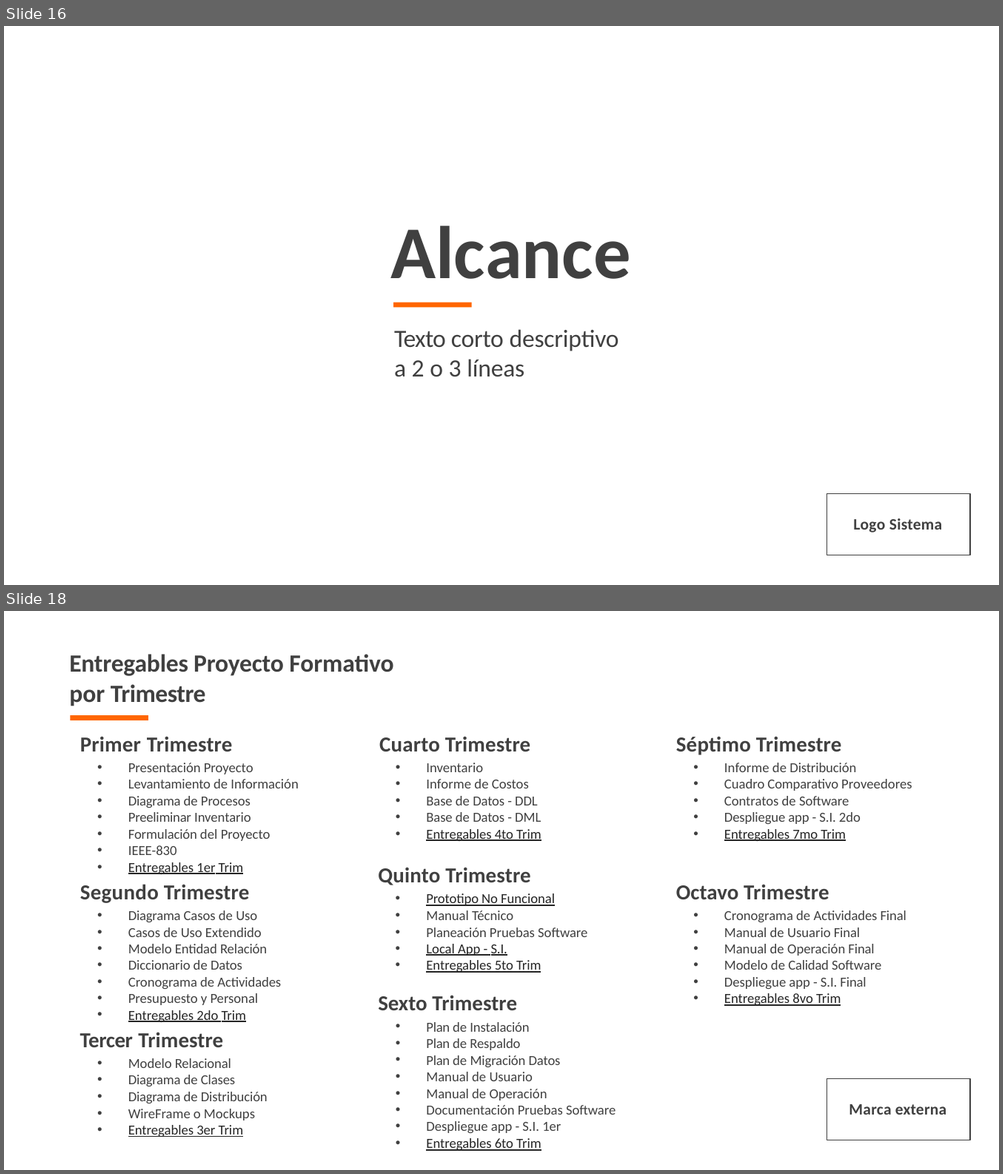
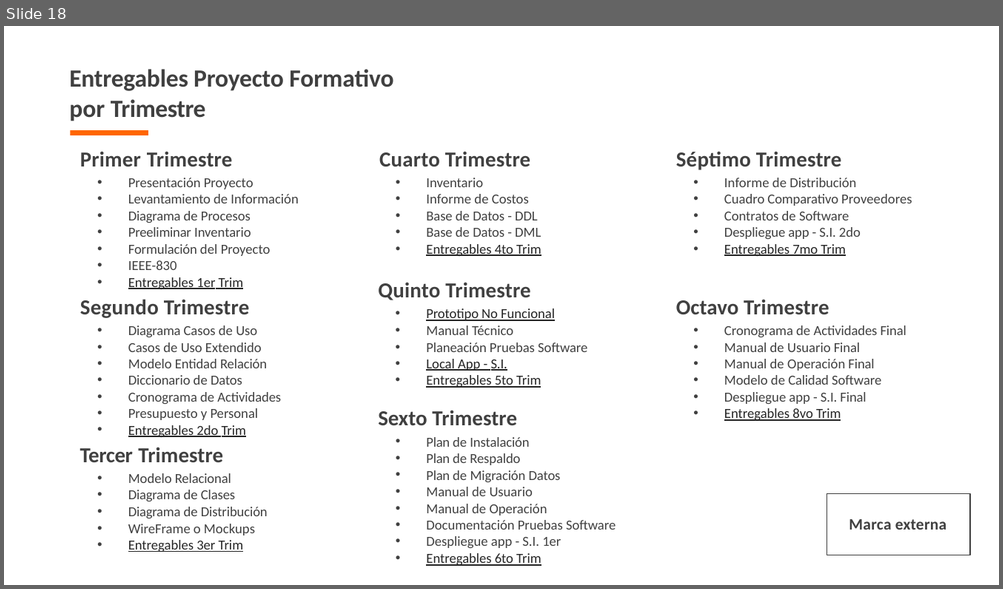
Before and after one commit to tataAntolinez/JOYASPRECIOSAS3D, a slide deck: app/app_documentacion/1er_trim/1_1_1_presentacion_proyecto-convertido (1).pptx. Shown one above the other, each under a label of ours: slides 16 and 18 before the commit, slide 18 after it; the slides between them are not shown. The pictures are 1003x1174 and 1003x589 pixels, drawn with LibreOffice and Linux fonts; fonts in the diff are those of the drawing; background and template pictures are left out. Boxes give left, top, right and bottom in pixels: in the first picture for what was removed or moved away, otherwise in the second. Text is boxed around its words. In the diff, an @@ line names an element or a change of style, - is before the commit and + after.

```diff
--- a/app/app_documentacion/1er_trim/1_1_1_presentacion_proyecto-convertido (1).pptx
+++ b/app/app_documentacion/1er_trim/1_1_1_presentacion_proyecto-convertido (1).pptx
@@ slide 16 removed at (x1=4, y1=26, x2=999, y2=585), background #FFFFFF @@
@@ title removed at (x1=390, y1=226, x2=631, y2=279) @@
-Alcance
@@ freeform shape removed at (x1=394, y1=303, x2=472, y2=307) @@
@@ text removed at (x1=394, y1=329, x2=619, y2=378) @@
-Texto corto descriptivo
-a 2 o 3 líneas
@@ rectangle removed at (x1=826, y1=494, x2=970, y2=556) @@
-Logo Sistema
```
Also in this commit, not shown: 8 slides changed, 9 slides added, 9 other slides removed, 10 other files.
